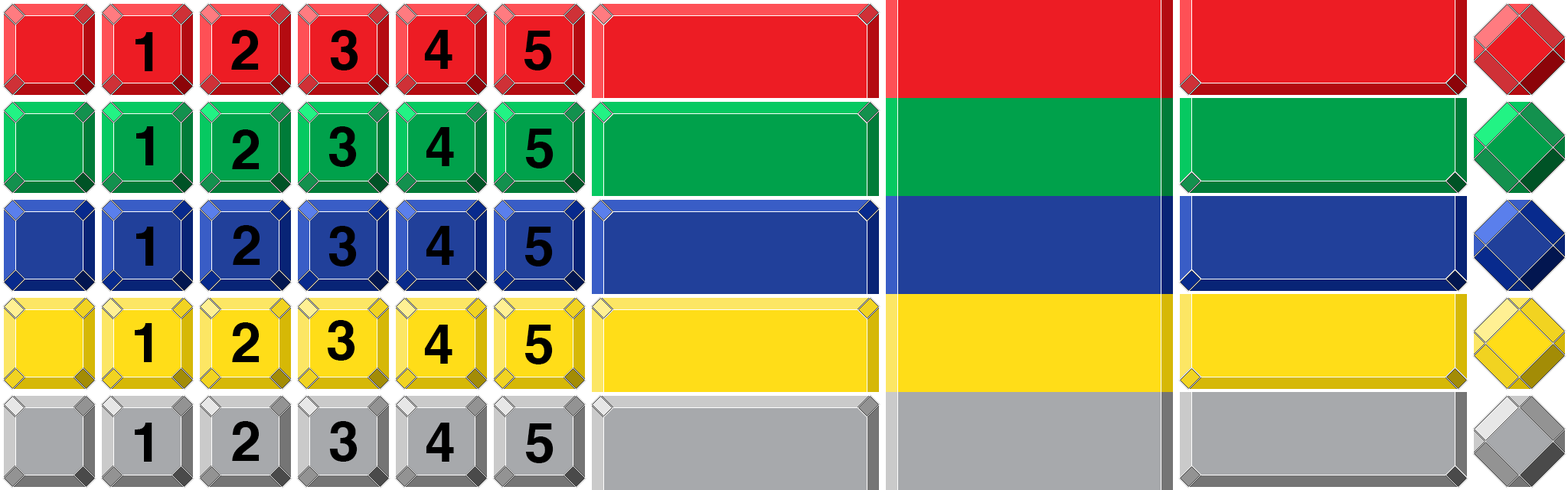
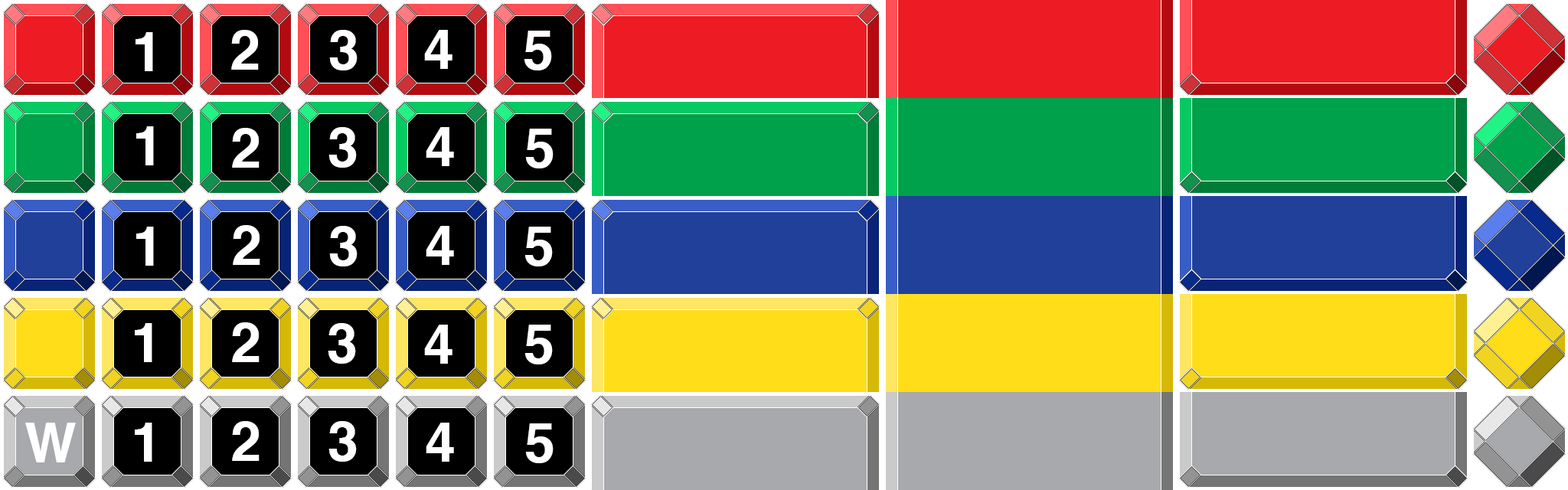
Layered file, before and after one edit (1568px x 490px). Changes by layer:
added layer "W" above "5" over [25, 422, 76, 463]
painted on "5" (1st of 5) over [525, 423, 554, 464]
painted on "5" (2nd of 5) over [524, 324, 553, 365]
painted on "5" (3rd of 5) over [524, 226, 553, 267]
painted on "5" (4th of 5) over [525, 128, 554, 169]
painted on "5" (5th of 5) over [523, 30, 553, 71]
painted on "4" (1st of 5) over [425, 422, 455, 462]
painted on "4" (2nd of 5) over [424, 324, 453, 364]
painted on "4" (3rd of 5) over [425, 225, 455, 265]
painted on "4" (4th of 5) over [425, 127, 455, 167]
painted on "4" (5th of 5) over [424, 29, 453, 69]
painted on "3" (1st of 5) over [328, 421, 358, 462]
painted on "3" (2nd of 5) over [326, 320, 357, 364]
painted on "3" (3rd of 5) over [328, 225, 358, 267]
painted on "3" (4th of 5) over [328, 126, 357, 168]
painted on "3" (5th of 5) over [329, 29, 359, 71]
painted on "2" (1st of 5) over [231, 421, 260, 461]
painted on "2" (2nd of 5) over [231, 322, 260, 363]
painted on "2" (3rd of 5) over [232, 225, 261, 265]
painted on "2" (4th of 5) over [231, 127, 260, 170]
painted on "2" (5th of 5) over [231, 29, 259, 70]
painted on "1" (1st of 5) over [134, 422, 153, 462]
painted on "1" (2nd of 5) over [134, 323, 153, 363]
renamed "Layer 0" to "Gems", painted on it over [25, 16, 573, 475]
…and 3 more changes (3 painted)
